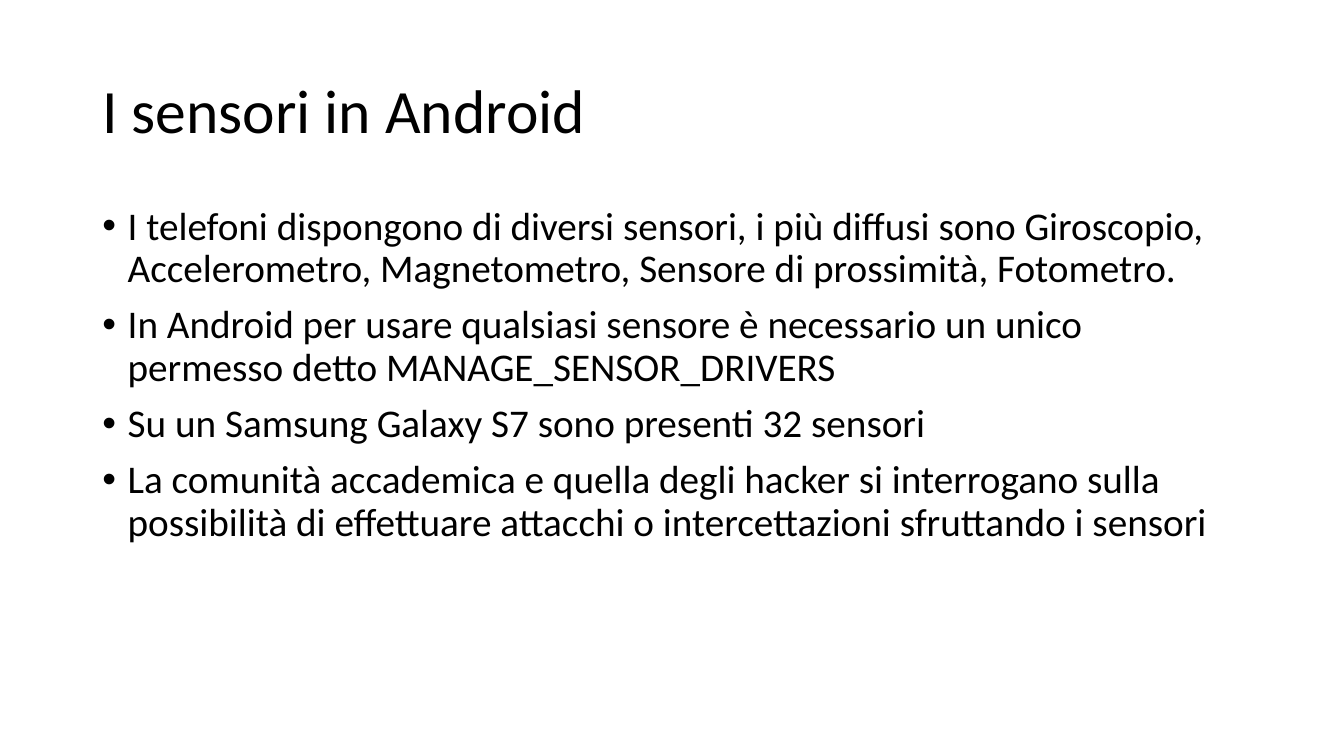
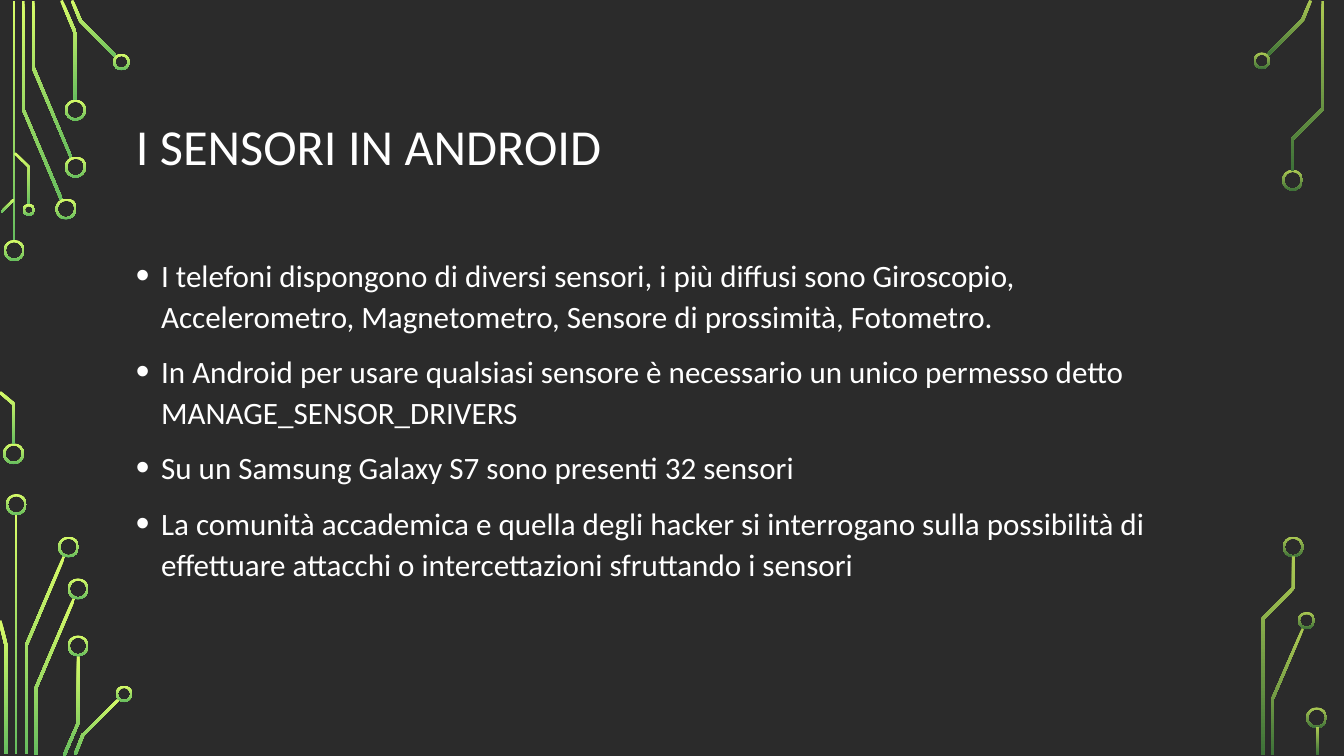
Before and after one commit to vinsan/TesiMagistrale, a slide deck: slide 7 of Le intercettazioni telefoniche in Android.odp. Drawn at 1344x756 pixels with LibreOffice and Linux fonts; fonts in the diff are those of the drawing; background and template pictures are left out; a plain dark background stands for a picture behind light text. Boxes give left, top, right and bottom in pixels: in the first picture for what was removed or moved away, otherwise in the second. Text is boxed around its words. In the diff, an @@ line names an element or a change of style, - is before the commit and + after.

```diff
--- a/Le intercettazioni telefoniche in Android.odp
+++ b/Le intercettazioni telefoniche in Android.odp
@@ background #FFFFFF to picture (left out) @@
@@ title at bbox=[136, 132, 602, 166]: text changed; size 44 to 36 pt; text colour #000000 to #FFFFFF @@
-I sensori in Android
+I SENSORI IN ANDROID
@@ text "I telefoni dispongono di diversi ...": place and size @@
-text "I telefoni dispongono di diversi ..." at bbox=[128, 212, 1206, 543]
+text "I telefoni dispongono di diversi ..." at bbox=[161, 265, 1143, 577]
@@ text "I telefoni dispongono di diversi ..." at bbox=[161, 265, 1143, 577]: size 28 to 22.2 pt, text colour #000000 to #FFFFFF; line spacing 0.9 to 1.1; bullet colour #000000 to #FFFFFF @@
@@ group added at bbox=[0, 0, 1328, 756]: 36 freeform shapes @@
```
Also in this commit, not shown: 9 other slides changed, 2 slides added, 2 slides removed.
